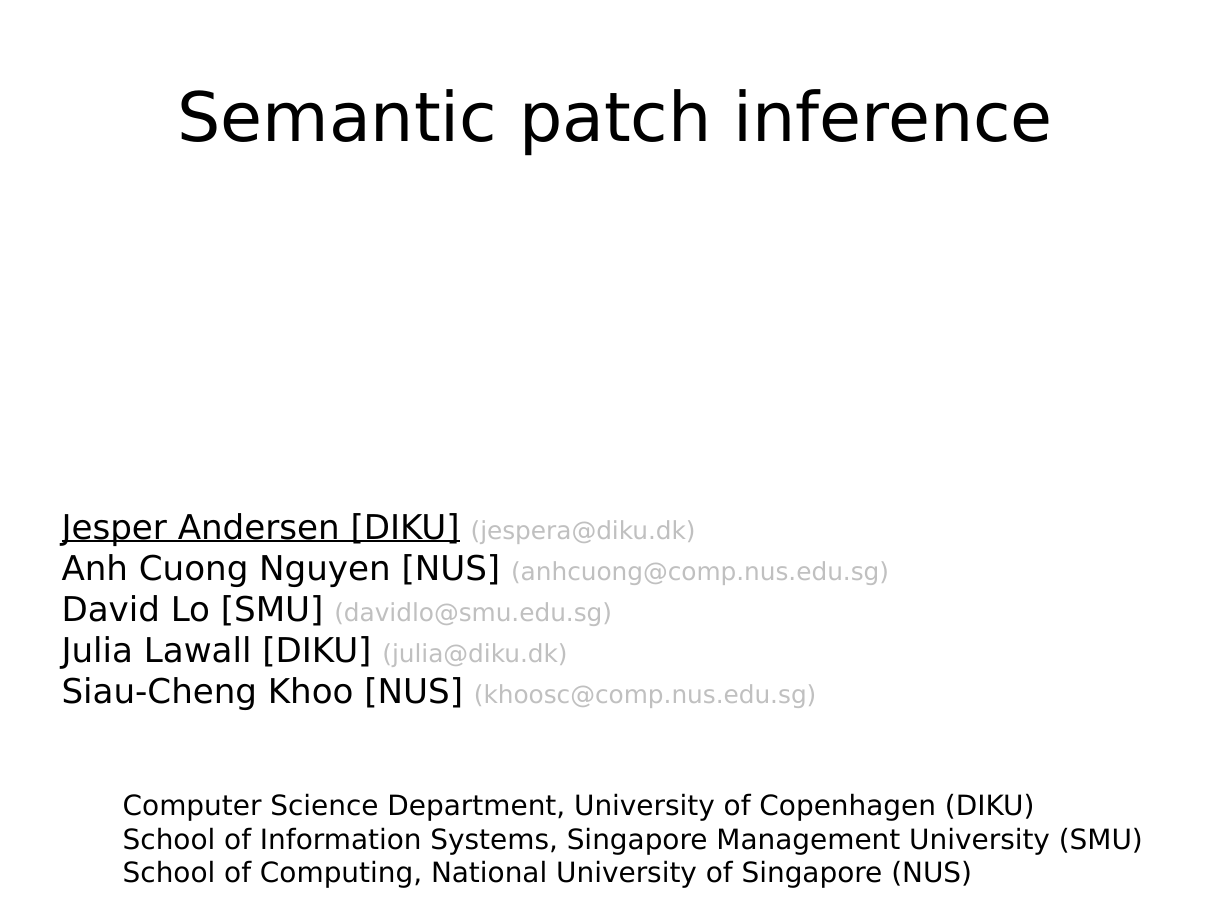
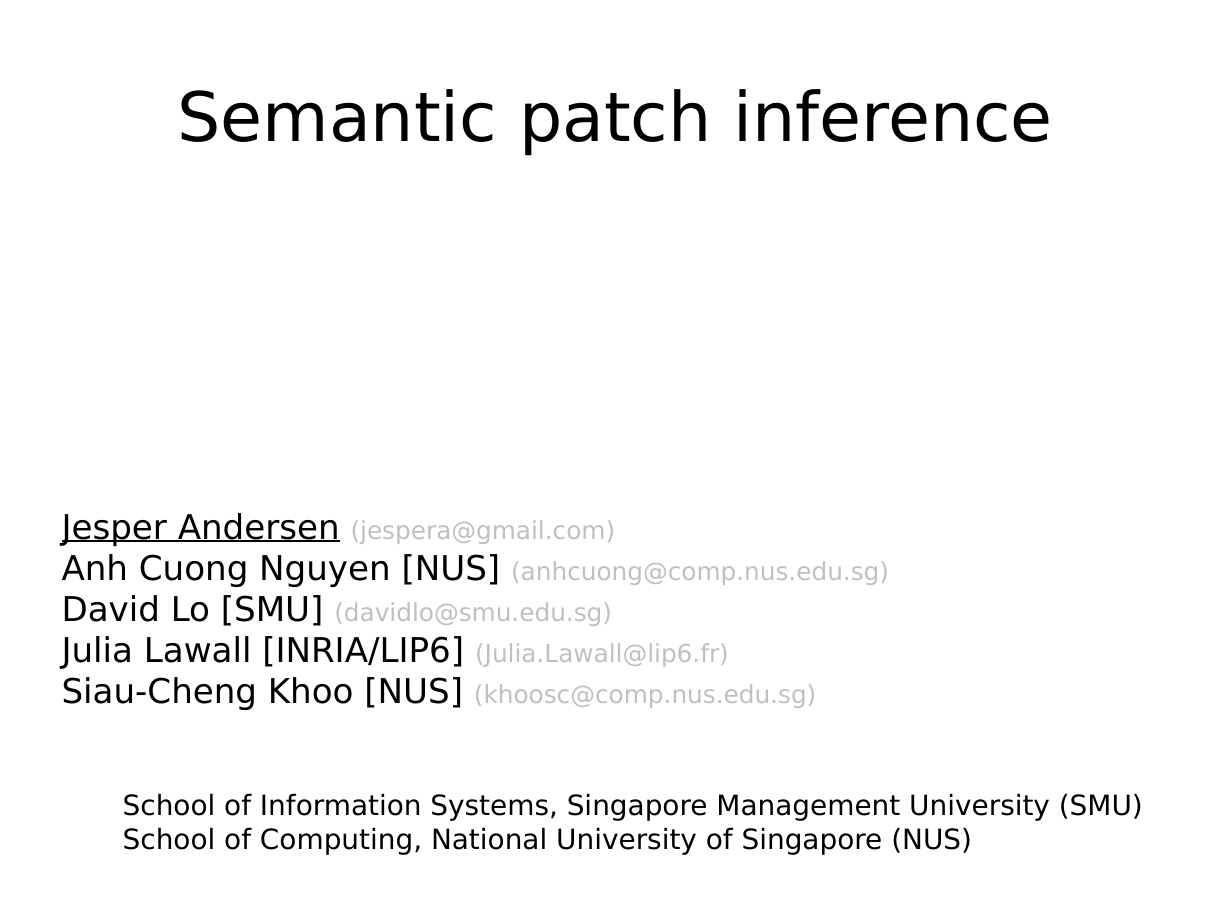
Before and after one commit to jespera/spdiff, a slide deck: slide 1 of demos/ASE2012/tool-teaser/teaser-talk.odp (slide 3 before the commit). Drawn at 1232x924 pixels with LibreOffice and Linux fonts; fonts in the diff are those of the drawing. Boxes give left, top, right and bottom in pixels: in the first picture for what was removed or moved away, otherwise in the second. Text is boxed around its words. In the diff, an @@ line names an element or a change of style, - is before the commit and + after.

```diff
--- a/demos/ASE2012/tool-teaser/teaser-talk.odp
+++ b/demos/ASE2012/tool-teaser/teaser-talk.odp
@@ subtitle at bbox=[62, 513, 616, 546]: text changed; size 22 to 16 pt; text colour #000000 to #C0C0C0 @@
-Jesper Andersen [DIKU] (jespera@diku.dk)
+Jesper Andersen (jespera@gmail.com)
@@ subtitle at bbox=[62, 636, 729, 669]: text changed @@
-Julia Lawall [DIKU] (julia@diku.dk)
+Julia Lawall [INRIA/LIP6] (Julia.Lawall@lip6.fr)
@@ text at bbox=[123, 793, 1035, 821]: paragraph removed @@
-Computer Science Department, University of Copenhagen (DIKU)
```
Also in this commit, not shown: 4 slides added.
